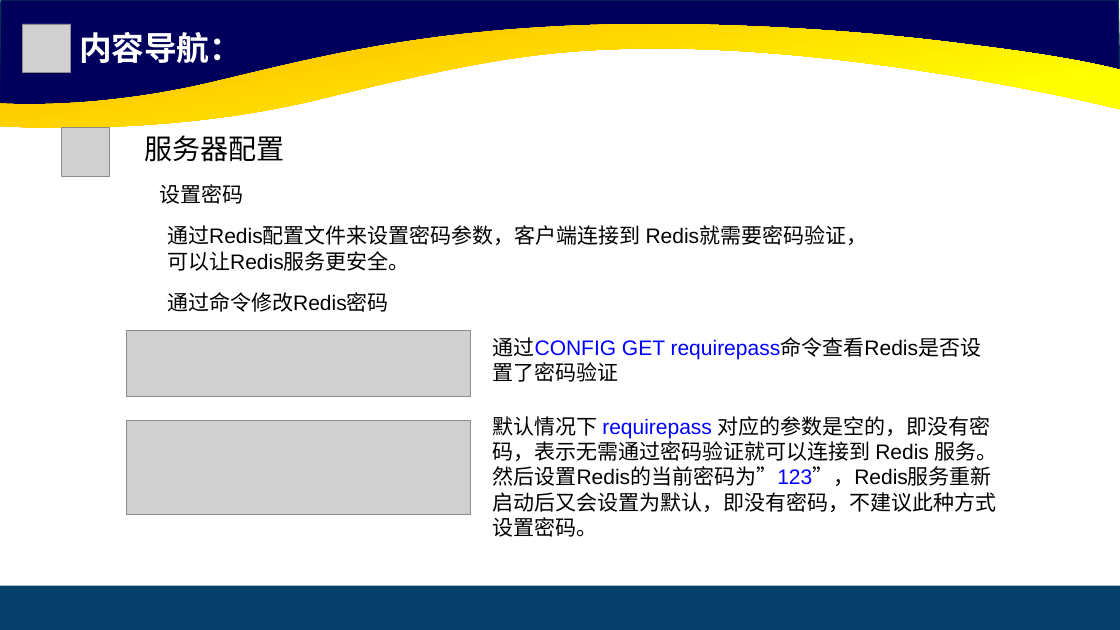
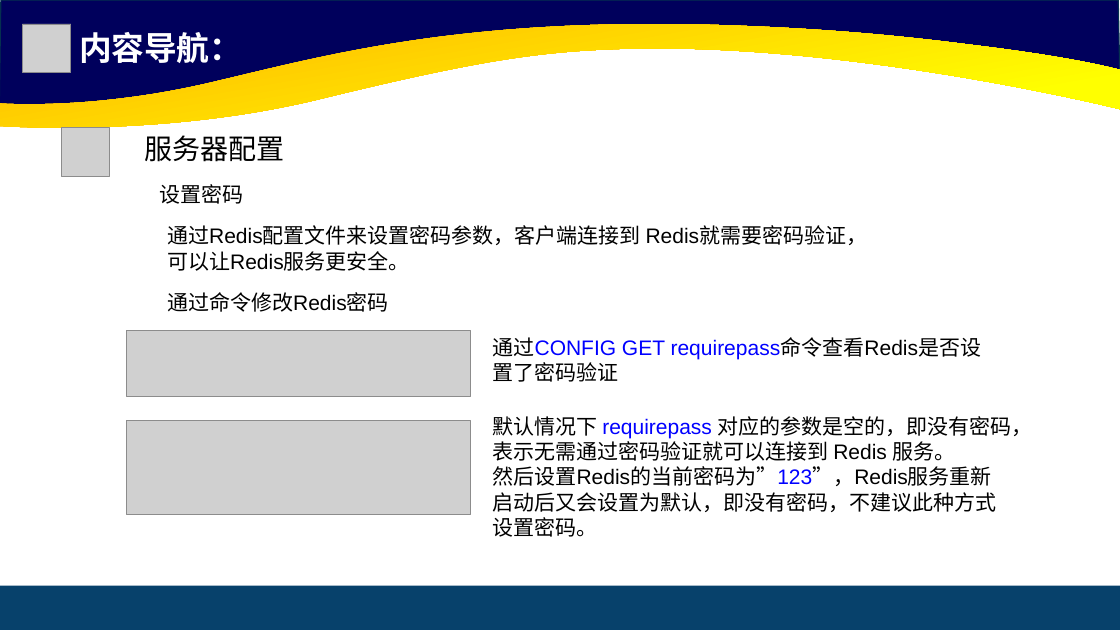
Before and after one commit to cxinping/Redis, a slide deck: slide 8 of ppt/第4章 Redis高级主题.pptx. Drawn at 1120x630 pixels with LibreOffice and Linux fonts; fonts in the diff are those of the drawing; grey boxes stand for pictures. Boxes give left, top, right and bottom in pixels: in the first picture for what was removed or moved away, otherwise in the second. Text is boxed around its words. In the diff, an @@ line names an element or a change of style, - is before the commit and + after.

```diff
--- a/ppt/第4章 Redis高级主题.pptx
+++ b/ppt/第4章 Redis高级主题.pptx
@@ text at (493,416,1033,537): text changed @@
-默认情况下 requirepass 对应的参数是空的，即没有密码，表示无需通过密码验证就可以连接到 Redis 服务。 然后设置Redis的当前密码为”123”，Redis服务重新启动后又会设置为默认，即没有密码，不建议此种方式设置密码。
+默认情况下 requirepass 对应的参数是空的，即没有密码，表示无需通过密码验证就可以连接到 Redis 服务。
+然后设置Redis的当前密码为”123”，Redis服务重新启动后又会设置为默认，即没有密码，不建议此种方式设置密码。
```
Also in this commit, not shown: 6 other slides changed, 1 other file.
